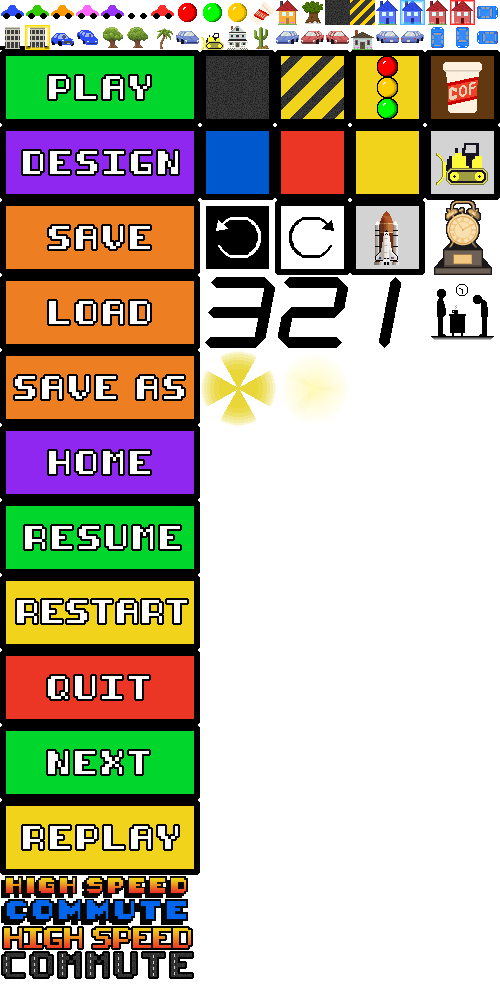
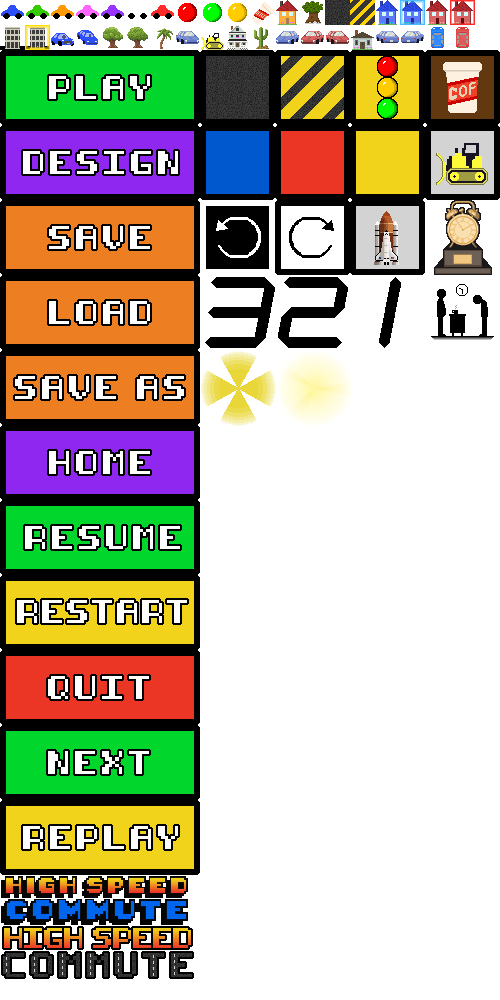
Layer changes from the first w=500, h=1000 image to the second:
removed layer "blue car right td" over (477, 6, 498, 19)
removed layer "blue car left td" over (477, 31, 498, 44)
renamed "blue car down td" to "red car", painted on it over (456, 27, 469, 48)
renamed "Layer 5" to "shiny2", moved it above "3", painted on it over (276, 351, 351, 426)
